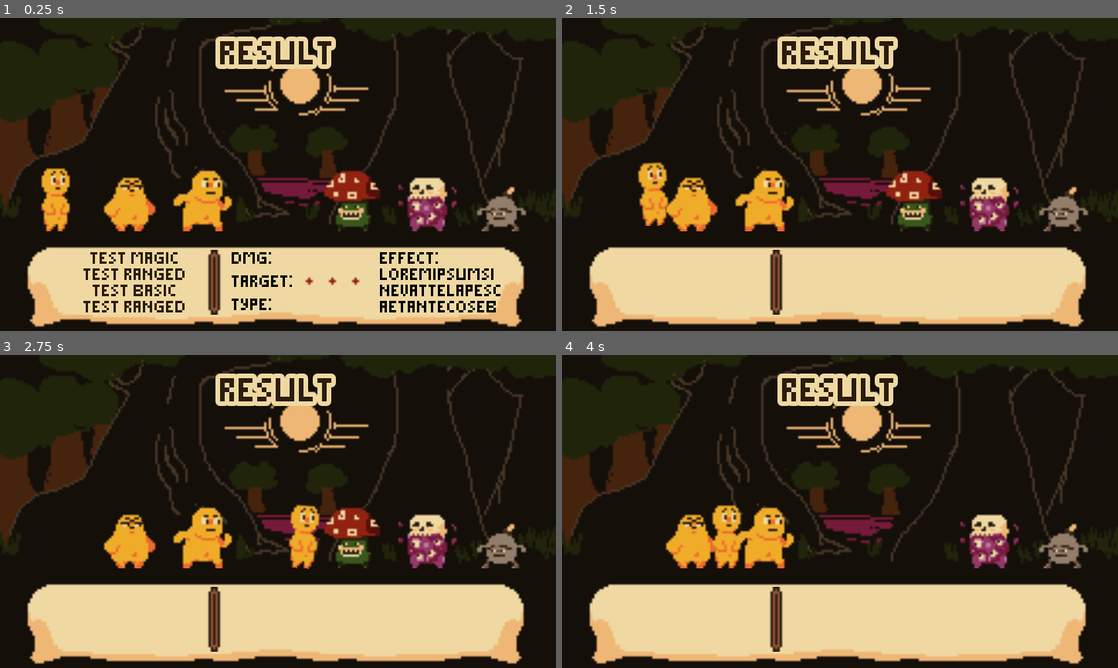
Above: before the commit, frames 1-4 (two rows, left to right).
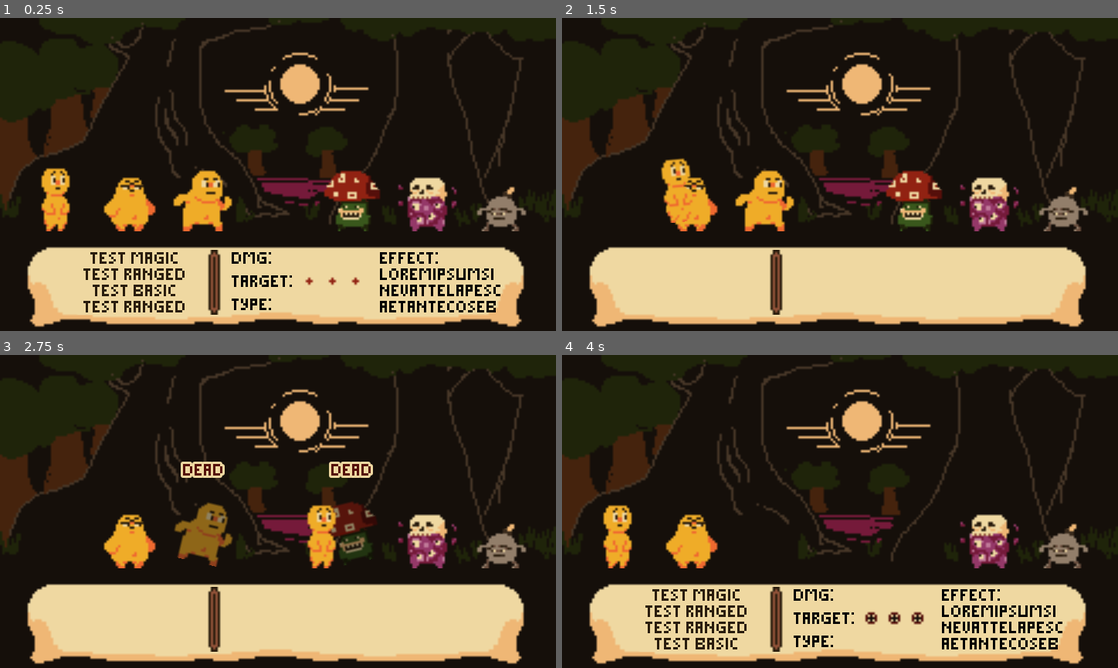
Above: after the commit, the same moments.

Repository: Hairic95/Yolky-RPG
Game: Godot game, scene res://Src/Scenes/BattleScene.tscn
The game is run twice, just before and just after one commit, with the same random seed, the same clock (stepped at 60 frames per second) and the same inputs.
Inputs (mouse positions are in pixels of both pictures, inside the frame that each line leads up to):
- Up to frame 1 (0.25 s): no input
- Up to frame 2 (1.5 s): click "Test Magic" at 0.5 s; click (912, 193) at 1.27 s
- Up to frame 3 (2.75 s): click (216, 530) at 2.02 s
- Up to frame 4 (4 s): click (873, 530) at 2.77 s

The runs differ from the first frame. In frame 1, 1.5% of the frame differs, in the area x 38-61%, y 5-17%; in frame 2, 2.9%; in frame 3, 6.4%; in frame 4, 7.5%, in the area x 7-90%, y 5-95%.

Commit message:
basic enemy AI / reorganized attack starting point

Diff:
--- a/Assets/Models/Model.gd
+++ b/Assets/Models/Model.gd
@@ -24,5 +24,4 @@
 
 func _on_Anim_animation_finished(anim_name):
 	if anim_name == "Dying":
-		print("goodbye")
 		emit_signal("dead")
--- a/Assets/Models/Yolky1Model.tscn
+++ b/Assets/Models/Yolky1Model.tscn
@@ -99,6 +99,7 @@
 }
 
 [sub_resource type="Animation" id=3]
+resource_name = "Dying"
 tracks/0/type = "value"
 tracks/0/path = NodePath("Image:rotation_degrees")
 tracks/0/interp = 1
@@ -106,6 +107,45 @@
 tracks/0/imported = false
 tracks/0/enabled = true
 tracks/0/keys = {
+"times": PoolRealArray( 0, 1 ),
+"transitions": PoolRealArray( 1, 1 ),
+"update": 0,
+"values": [ 0.0, 46.8 ]
+}
+tracks/1/type = "value"
+tracks/1/path = NodePath("Image:position")
+tracks/1/interp = 1
+tracks/1/loop_wrap = true
+tracks/1/imported = false
+tracks/1/enabled = true
+tracks/1/keys = {
+"times": PoolRealArray( 0, 0.9 ),
+"transitions": PoolRealArray( 1, 1 ),
+"update": 0,
+"values": [ Vector2( 0, 0 ), Vector2( -8, -8 ) ]
+}
+tracks/2/type = "value"
+tracks/2/path = NodePath("Image:modulate")
+tracks/2/interp = 1
+tracks/2/loop_wrap = true
+tracks/2/imported = false
+tracks/2/enabled = true
+tracks/2/keys = {
+"times": PoolRealArray( 0, 0.7, 1 ),
+"transitions": PoolRealArray( 1, 1, 1 ),
+"update": 0,
+"values": [ Color( 1, 1, 1, 1 ), Color( 0, 0, 0, 1 ), Color( 0, 0, 0, 0 ) ]
+}
+
+[sub_resource type="Animation" id=5]
+length = 0.5
+tracks/0/type = "value"
+tracks/0/path = NodePath("Image:rotation_degrees")
+tracks/0/interp = 1
+tracks/0/loop_wrap = true
+tracks/0/imported = false
+tracks/0/enabled = true
+tracks/0/keys = {
 "times": PoolRealArray( 0 ),
 "transitions": PoolRealArray( 1 ),
 "update": 0,
@@ -125,6 +165,7 @@
 }
 
 [sub_resource type="Animation" id=4]
+length = 0.6
 tracks/0/type = "value"
 tracks/0/path = NodePath("Image:rotation_degrees")
 tracks/0/interp = 1
@@ -132,7 +173,7 @@
 tracks/0/imported = false
 tracks/0/enabled = true
 tracks/0/keys = {
-"times": PoolRealArray( 0, 0.5, 1 ),
+"times": PoolRealArray( 0, 0.3, 0.6 ),
 "transitions": PoolRealArray( 1, 1, 1 ),
 "update": 0,
 "values": [ 0.0, -10.0, 0.0 ]
@@ -144,7 +185,7 @@
 tracks/1/imported = false
 tracks/1/enabled = true
 tracks/1/keys = {
-"times": PoolRealArray( 0, 0.5, 1 ),
+"times": PoolRealArray( 0, 0.3, 0.6 ),
 "transitions": PoolRealArray( 1, 1, 1 ),
 "update": 0,
 "values": [ Vector2( 0, 0 ), Vector2( 0, -8 ), Vector2( 0, 0 ) ]
@@ -160,5 +201,6 @@
 [node name="Anim" type="AnimationPlayer" parent="."]
 anims/Attacking = SubResource( 1 )
 anims/Damaged = SubResource( 2 )
-anims/Idle = SubResource( 3 )
+anims/Dying = SubResource( 3 )
+anims/Idle = SubResource( 5 )
 anims/Moving = SubResource( 4 )
--- a/Assets/Models/Yolky2Model.tscn
+++ b/Assets/Models/Yolky2Model.tscn
@@ -99,6 +99,7 @@
 }
 
 [sub_resource type="Animation" id=3]
+resource_name = "Dying"
 tracks/0/type = "value"
 tracks/0/path = NodePath("Image:rotation_degrees")
 tracks/0/interp = 1
@@ -106,6 +107,45 @@
 tracks/0/imported = false
 tracks/0/enabled = true
 tracks/0/keys = {
+"times": PoolRealArray( 0, 1 ),
+"transitions": PoolRealArray( 1, 1 ),
+"update": 0,
+"values": [ 0.0, 46.8 ]
+}
+tracks/1/type = "value"
+tracks/1/path = NodePath("Image:position")
+tracks/1/interp = 1
+tracks/1/loop_wrap = true
+tracks/1/imported = false
+tracks/1/enabled = true
+tracks/1/keys = {
+"times": PoolRealArray( 0, 0.9 ),
+"transitions": PoolRealArray( 1, 1 ),
+"update": 0,
+"values": [ Vector2( 0, 0 ), Vector2( -8, -8 ) ]
+}
+tracks/2/type = "value"
+tracks/2/path = NodePath("Image:modulate")
+tracks/2/interp = 1
+tracks/2/loop_wrap = true
+tracks/2/imported = false
+tracks/2/enabled = true
+tracks/2/keys = {
+"times": PoolRealArray( 0, 0.7, 1 ),
+"transitions": PoolRealArray( 1, 1, 1 ),
+"update": 0,
+"values": [ Color( 1, 1, 1, 1 ), Color( 0, 0, 0, 1 ), Color( 0, 0, 0, 0 ) ]
+}
+
+[sub_resource type="Animation" id=6]
+length = 0.6
+tracks/0/type = "value"
+tracks/0/path = NodePath("Image:rotation_degrees")
+tracks/0/interp = 1
+tracks/0/loop_wrap = true
+tracks/0/imported = false
+tracks/0/enabled = true
+tracks/0/keys = {
 "times": PoolRealArray( 0 ),
 "transitions": PoolRealArray( 1 ),
 "update": 0,
@@ -124,7 +164,8 @@
 "values": [ Vector2( 0, 0 ) ]
 }
 
-[sub_resource type="Animation" id=4]
+[sub_resource type="Animation" id=7]
+length = 0.6
 tracks/0/type = "value"
 tracks/0/path = NodePath("Image:rotation_degrees")
 tracks/0/interp = 1
@@ -132,7 +173,7 @@
 tracks/0/imported = false
 tracks/0/enabled = true
 tracks/0/keys = {
-"times": PoolRealArray( 0, 0.5, 1 ),
+"times": PoolRealArray( 0, 0.4, 0.6 ),
 "transitions": PoolRealArray( 1, 1, 1 ),
 "update": 0,
 "values": [ 0.0, -10.0, 0.0 ]
@@ -144,7 +185,7 @@
 tracks/1/imported = false
 tracks/1/enabled = true
 tracks/1/keys = {
-"times": PoolRealArray( 0, 0.5, 1 ),
+"times": PoolRealArray( 0, 0.4, 0.6 ),
 "transitions": PoolRealArray( 1, 1, 1 ),
 "update": 0,
 "values": [ Vector2( 0, 0 ), Vector2( 0, -8 ), Vector2( 0, 0 ) ]
@@ -158,7 +199,8 @@
 offset = Vector2( 0, -16 )
 
 [node name="Anim" type="AnimationPlayer" parent="."]
-anims/Attacking = SubResource( 1 )
-anims/Damaged = SubResource( 2 )
-anims/Idle = SubResource( 3 )
-anims/Moving = SubResource( 4 )
+anims/Attacking = SubResource( 4 )
+anims/Damaged = SubResource( 5 )
+anims/Dying = SubResource( 3 )
+anims/Idle = SubResource( 6 )
+anims/Moving = SubResource( 7 )
--- a/Assets/Models/Yolky3Model.tscn
+++ b/Assets/Models/Yolky3Model.tscn
@@ -99,6 +99,7 @@
 }
 
 [sub_resource type="Animation" id=3]
+resource_name = "Dying"
 tracks/0/type = "value"
 tracks/0/path = NodePath("Image:rotation_degrees")
 tracks/0/interp = 1
@@ -106,6 +107,45 @@
 tracks/0/imported = false
 tracks/0/enabled = true
 tracks/0/keys = {
+"times": PoolRealArray( 0, 1 ),
+"transitions": PoolRealArray( 1, 1 ),
+"update": 0,
+"values": [ 0.0, 46.8 ]
+}
+tracks/1/type = "value"
+tracks/1/path = NodePath("Image:position")
+tracks/1/interp = 1
+tracks/1/loop_wrap = true
+tracks/1/imported = false
+tracks/1/enabled = true
+tracks/1/keys = {
+"times": PoolRealArray( 0, 0.9 ),
+"transitions": PoolRealArray( 1, 1 ),
+"update": 0,
+"values": [ Vector2( 0, 0 ), Vector2( -8, -8 ) ]
+}
+tracks/2/type = "value"
+tracks/2/path = NodePath("Image:modulate")
+tracks/2/interp = 1
+tracks/2/loop_wrap = true
+tracks/2/imported = false
+tracks/2/enabled = true
+tracks/2/keys = {
+"times": PoolRealArray( 0, 0.7, 1 ),
+"transitions": PoolRealArray( 1, 1, 1 ),
+"update": 0,
+"values": [ Color( 1, 1, 1, 1 ), Color( 0, 0, 0, 1 ), Color( 0, 0, 0, 0 ) ]
+}
+
+[sub_resource type="Animation" id=5]
+length = 0.6
+tracks/0/type = "value"
+tracks/0/path = NodePath("Image:rotation_degrees")
+tracks/0/interp = 1
+tracks/0/loop_wrap = true
+tracks/0/imported = false
+tracks/0/enabled = true
+tracks/0/keys = {
 "times": PoolRealArray( 0 ),
 "transitions": PoolRealArray( 1 ),
 "update": 0,
@@ -125,6 +165,7 @@
 }
 
 [sub_resource type="Animation" id=4]
+length = 0.6
 tracks/0/type = "value"
 tracks/0/path = NodePath("Image:rotation_degrees")
 tracks/0/interp = 1
@@ -132,7 +173,7 @@
 tracks/0/imported = false
 tracks/0/enabled = true
 tracks/0/keys = {
-"times": PoolRealArray( 0, 0.5, 1 ),
+"times": PoolRealArray( 0, 0.4, 0.6 ),
 "transitions": PoolRealArray( 1, 1, 1 ),
 "update": 0,
 "values": [ 0.0, -10.0, 0.0 ]
@@ -144,7 +185,7 @@
 tracks/1/imported = false
 tracks/1/enabled = true
 tracks/1/keys = {
-"times": PoolRealArray( 0, 0.5, 1 ),
+"times": PoolRealArray( 0, 0.4, 0.6 ),
 "transitions": PoolRealArray( 1, 1, 1 ),
 "update": 0,
 "values": [ Vector2( 0, 0 ), Vector2( 0, -8 ), Vector2( 0, 0 ) ]
@@ -160,5 +201,6 @@
 [node name="Anim" type="AnimationPlayer" parent="."]
 anims/Attacking = SubResource( 1 )
 anims/Damaged = SubResource( 2 )
-anims/Idle = SubResource( 3 )
+anims/Dying = SubResource( 3 )
+anims/Idle = SubResource( 5 )
 anims/Moving = SubResource( 4 )
--- a/Src/Autoloads/BattleTurnHandler.gd
+++ b/Src/Autoloads/BattleTurnHandler.gd
@@ -5,6 +5,8 @@
 signal combat_animation_ended()
 signal damage_targets()
 
+signal ai_chooses_action_and_combatant(attacker, action, targets)
+
 signal combatant_died(combatant)
 
 signal create_popup_at(type, text, start_pos)
--- a/Src/Entities/Combatant.gd
+++ b/Src/Entities/Combatant.gd
@@ -96,8 +96,12 @@
 
 func attack_to_position(attack_position : Vector2):
 	if !is_playing_animation:
-		add_new_animation(attack_position + Vector2(-20, 0), "Moving")
-		add_new_animation(attack_position + Vector2(-15, 0), "Attacking")
+		if player_owner == "player":
+			add_new_animation(attack_position + Vector2(-20, 0), "Moving")
+			add_new_animation(attack_position + Vector2(-15, 0), "Attacking")
+		elif player_owner == "enemy":
+			add_new_animation(attack_position + Vector2(20, 0), "Moving")
+			add_new_animation(attack_position + Vector2(15, 0), "Attacking")
 		add_new_animation(Vector2.ZERO, "Idle")
 		play_first_animation()
 		z_index = 2
@@ -142,3 +146,19 @@
 
 func delete_on_death():
 	BattleTurnHandler.emit_signal("combatant_died", self)
+
+# AI
+
+func act(possible_targets : Array):
+
+	var action_selected = actions[randi()%actions.size()]
+
+	var choosable_targets = []
+	for target in possible_targets:
+		if action_selected.target[target.row_position - 1] == "#" and target.player_owner == "player":
+			choosable_targets.append(target)
+
+	var actual_targets = []
+	actual_targets.append(choosable_targets[randi()%choosable_targets.size()])
+
+	BattleTurnHandler.emit_signal("ai_chooses_action_and_combatant", self, action_selected, actual_targets)
--- a/Src/Scenes/BattleScene.gd
+++ b/Src/Scenes/BattleScene.gd
@@ -4,6 +4,8 @@
 var battlemenu_action_button_reference = load("res://Src/UIComponents/BattleMenuActionButton.tscn")
 
 func _ready():
+
+	randomize()
 
 	BattleTurnHandler.connect("action_selected", self, "set_selected_action")
 	BattleTurnHandler.connect("combatant_selected", self, "set_selected_combatant")
@@ -11,6 +13,8 @@
 	BattleTurnHandler.connect("damage_targets", self, "start_target_combatants_damage_animation")
 	BattleTurnHandler.connect("combatant_died", self, "remove_combatant")
 
+	BattleTurnHandler.connect("ai_chooses_action_and_combatant", self, "start_action")
+
 	BattleTurnHandler.connect("create_popup_at", self, "create_combatant_popup_at")
 
 	BattleTurnHandler.connect("battle_ended", self, "show_result")
@@ -39,7 +43,7 @@
 		if i < 4:
 			pos_path = str("Combatants/Positions/PlayerPos", i)
 			new_combatant.player_owner = "player"
-			new_combatant.row_position = i
+			new_combatant.row_position = 4 - i
 		else:
 			pos_path = str("Combatants/Positions/EnemyPos", i - 3)
 			new_combatant.scale = Vector2(-1, 1)
@@ -76,21 +80,19 @@
 
 	if current_combatant.player_owner == "enemy":
 
-		# TODO Implement enemy logic and action selection
-
-		new_combatant_round()
-		return
+		# TODO Implement enemy logic and action selectio
+
+		current_combatant.act($Combatants/Entities.get_children())
 	else:
 		$Menu/MenuHBox/MoveDetails.show()
 		$Menu/MenuHBox/MoveEffect.show()
 		reset_action_menu()
-
-	# Set up action button
-	for action in current_combatant.actions:
-		var new_action_button = battlemenu_action_button_reference.instance()
-		new_action_button.text = action.action_name
-		new_action_button.action = action
-		$Menu/MenuHBox/Moves.add_child(new_action_button)
+		# Set up action button
+		for action in current_combatant.actions:
+			var new_action_button = battlemenu_action_button_reference.instance()
+			new_action_button.text = action.action_name
+			new_action_button.action = action
+			$Menu/MenuHBox/Moves.add_child(new_action_button)
 
 func order_combatants(comb_1, comb_2) -> bool :
 	if comb_1.get_speed() > comb_2.get_speed():
@@ -154,8 +156,6 @@
 
 	target_combatants.append(combatant)
 
-	print(target_combatants)
-
 	for action_button in $Menu/MenuHBox/Moves.get_children():
 		action_button.queue_free()
 	for entity in $Combatants/Entities.get_children():
@@ -164,7 +164,18 @@
 	$Menu/MenuHBox/MoveDetails.hide()
 	$Menu/MenuHBox/MoveEffect.hide()
 
-	current_combatant.attack_to_position(combatant.position)
+	start_action(current_combatant, selected_action, target_combatants)
+
+# Call this to execute the action
+func start_action(attacker : Combatant, action_to_execute : Action, targets : Array):
+
+	for target in targets:
+		target.get_hurt(selected_action.damage)
+
+	if targets.size() > 0:
+		current_combatant.attack_to_position(targets[0].position)
+
+	target_combatants = targets
 
 func combat_animation_ended():
 
@@ -178,7 +189,6 @@
 
 func start_target_combatants_damage_animation():
 	for combatant in target_combatants:
-		combatant.get_hurt(selected_action.damage)
 		combatant.get_damaged()
 	target_combatants = []
 
--- a/Src/Scenes/BattleScene.tscn
+++ b/Src/Scenes/BattleScene.tscn
@@ -200,6 +200,7 @@
 [node name="Popups" type="Node2D" parent="."]
 
 [node name="BattleResult" type="Label" parent="."]
+visible = false
 margin_left = 64.0
 margin_top = 8.0
 margin_right = 176.0
Not shown: 1 places in Assets/Models/Yolky1Model.tscn that only renumber resources
Not shown: 2 places in Assets/Models/Yolky2Model.tscn that only renumber resources
Not shown: 1 places in Assets/Models/Yolky3Model.tscn that only renumber resources
